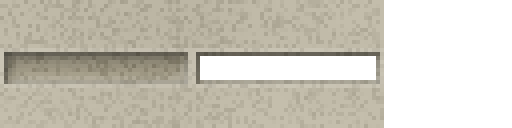
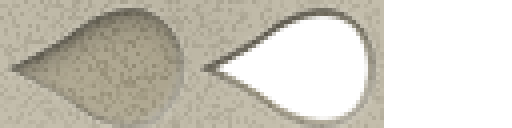
Before/after of a 512 × 128 layered artwork. What changed in the layer stack:
renamed "Grid - Furnace" to "Slots", painted on it over [4, 8, 380, 128]
